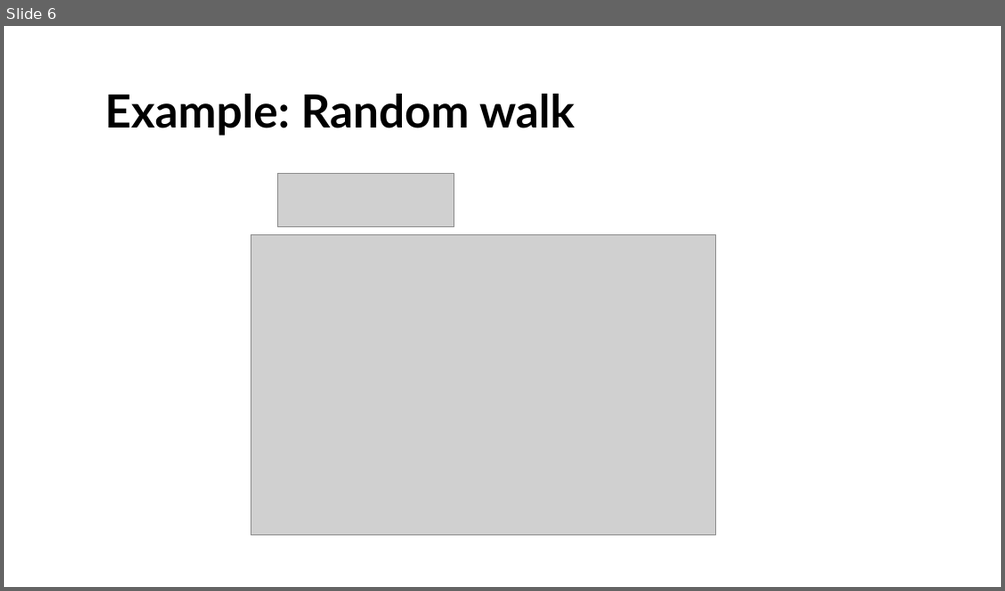
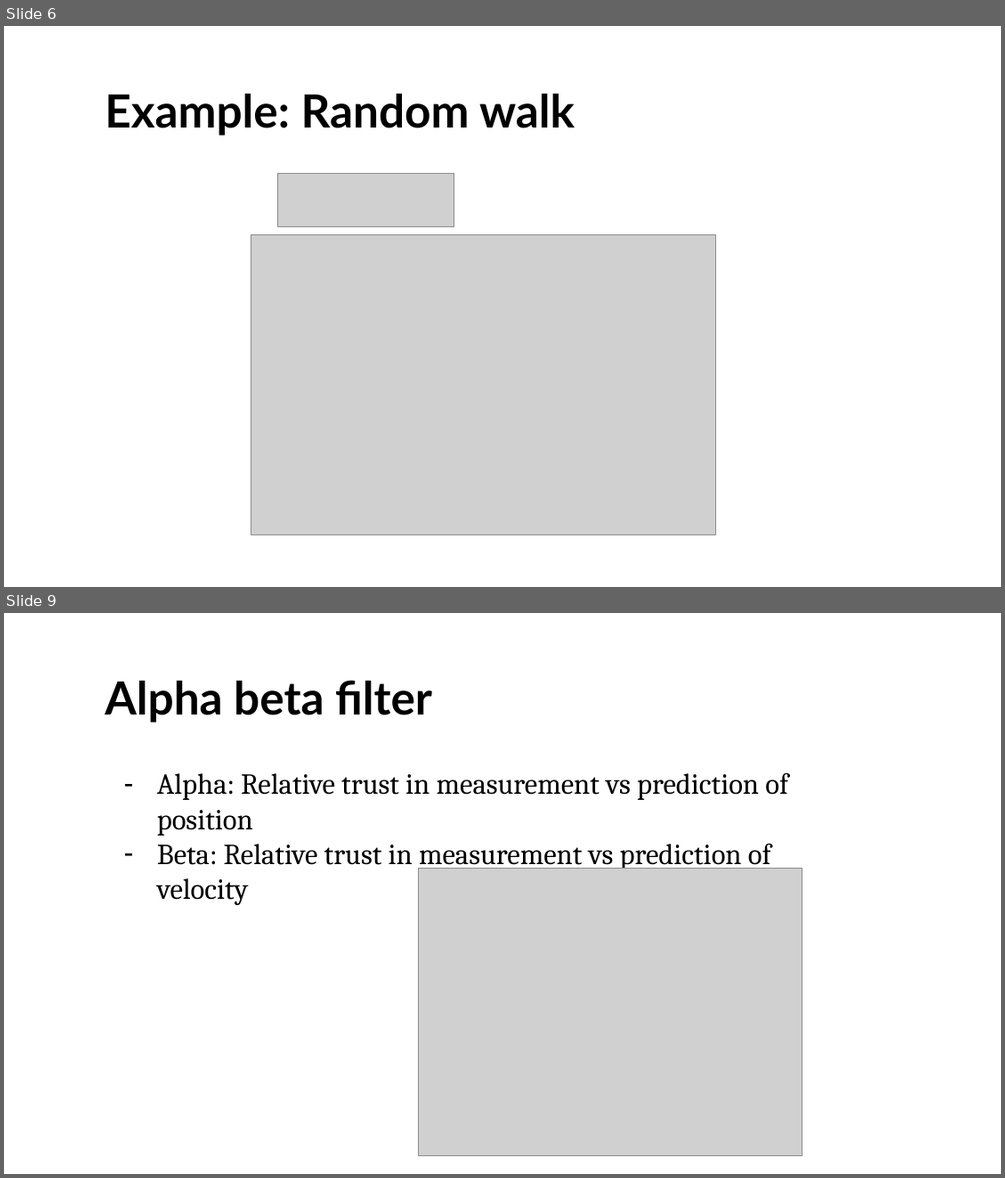
Before and after one commit to UOMDSS/workshops-2022-2023, a slide deck: semester-1/Week-4-Kalman-Filtering-Inverted-Pendulum/state space models and filtering.pptx. Shown one above the other, each under a label of ours: slide 6 before the commit, slides 6 and 9 after it; the slides between them are not shown. The pictures are 1005x591 and 1005x1178 pixels, drawn with LibreOffice and Linux fonts; fonts in the diff are those of the drawing; grey boxes stand for pictures; background and template pictures are left out. Boxes give left, top, right and bottom in pixels: in the first picture for what was removed or moved away, otherwise in the second. Text is boxed around its words. In the diff, an @@ line names an element or a change of style, - is before the commit and + after.

```diff
--- a/semester-1/Week-4-Kalman-Filtering-Inverted-Pendulum/state space models and filtering.pptx
+++ b/semester-1/Week-4-Kalman-Filtering-Inverted-Pendulum/state space models and filtering.pptx
@@ slide 9 added at (4,613,1001,1174), background #FFFFFF @@
@@ title added at (105,680,432,722), 44 pt, text #000000, bold @@
+Alpha beta filter
@@ text added at (157,773,788,870), 28 pt, text #000000 @@
+– Alpha: Relative trust in measurement vs prediction of position
+– Beta: Relative trust in measurement vs prediction of velocity
@@ picture added at (418,868,801,1155) @@
```
Also in this commit, not shown: 3 slides changed, 12 other slides added, 2 other files.
